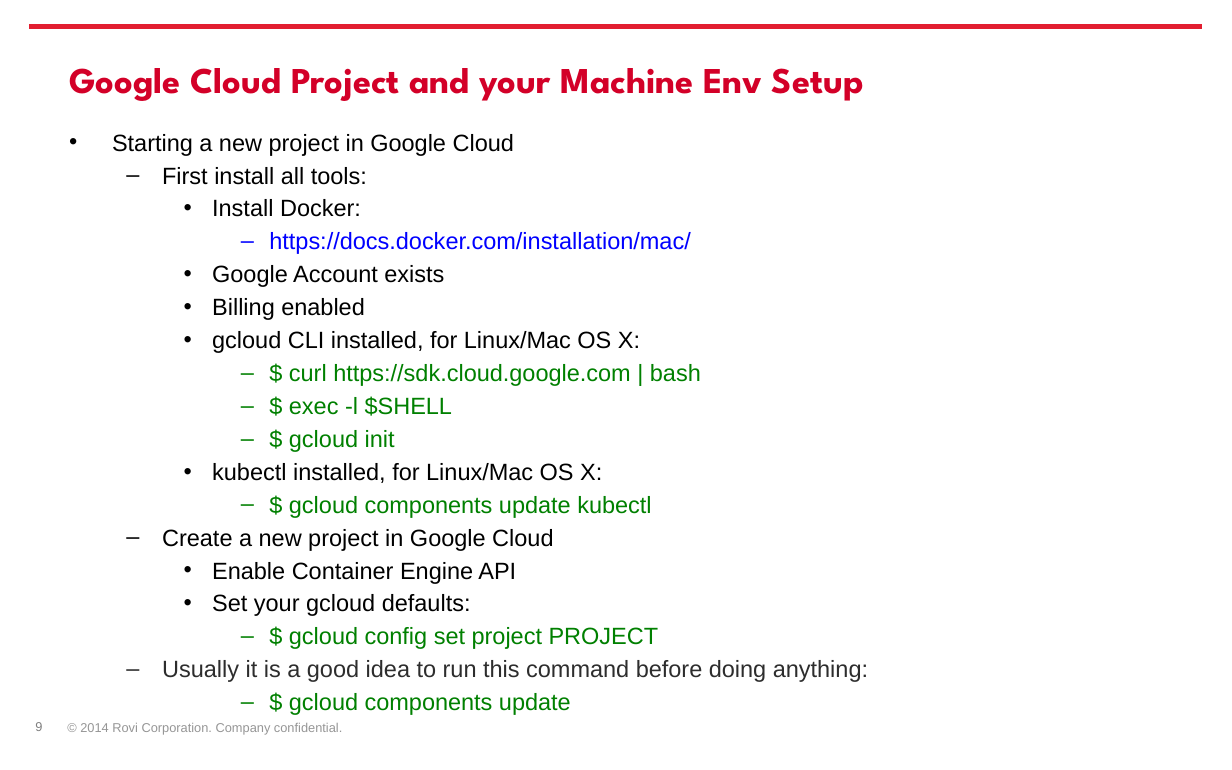
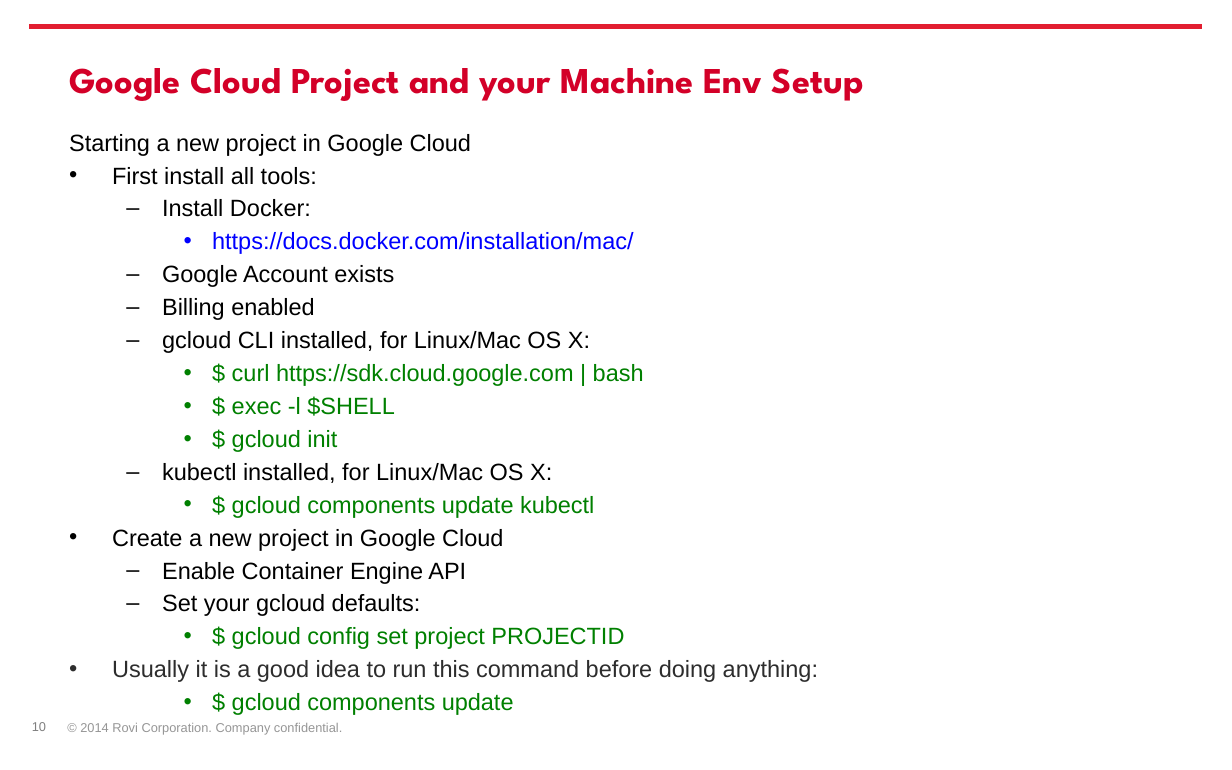
Before and after one commit to gevgev/subscribers, a slide deck: slide 10 of docker-kubernetes-intro-starting-a-project.pptx (slide 9 before the commit). Drawn at 1232x770 pixels with LibreOffice and Linux fonts; fonts in the diff are those of the drawing; background and template pictures are left out. Boxes give left, top, right and bottom in pixels: in the first picture for what was removed or moved away, otherwise in the second. Text is boxed around its words. In the diff, an @@ line names an element or a change of style, - is before the commit and + after.

```diff
--- a/docker-kubernetes-intro-starting-a-project.pptx
+++ b/docker-kubernetes-intro-starting-a-project.pptx
@@ text at box(69, 134, 818, 715): bullet • to none; bullet – to •; list level 2 to 1 in "First install all tools:"; bullet • to –; list level 3 to 2 in "Install Docker:"; list level 4 to 3 in "https://docs.docker.com/installation/mac/"; list level 3 to 2 in "Google Account exists"; list level 3 to 2 in "Billing enabled"; list level 3 to 2 in "gcloud CLI installed, for Linux/Mac ..."; list level 4 to 3 in "$ curl https://sdk.cloud.google.com | bash"; list level 4 to 3 in "$ exec -l $SHELL"; list level 4 to 3 in "$ gcloud init"; list level 3 to 2 in "kubectl installed, for Linux/Mac OS ..."; list level 4 to 3 in "$ gcloud components update kubectl"; list level 2 to 1 in "Create a new project in ..."; list level 3 to 2 in "Enable Container Engine API"; list level 3 to 2 in "Set your gcloud defaults:"; list level 2 to 1 in "Usually it is a good ..."; list level 4 to 3 in "$ gcloud components update" @@
@@ text at box(232, 627, 624, 649): text changed @@
-      – $ gcloud config set project PROJECT
+    • $ gcloud config set project PROJECTID
@@ page number at box(32, 722, 46, 731): text changed @@
-9
+10
```
Also in this commit, not shown: 5 other slides changed, 1 slide added.
